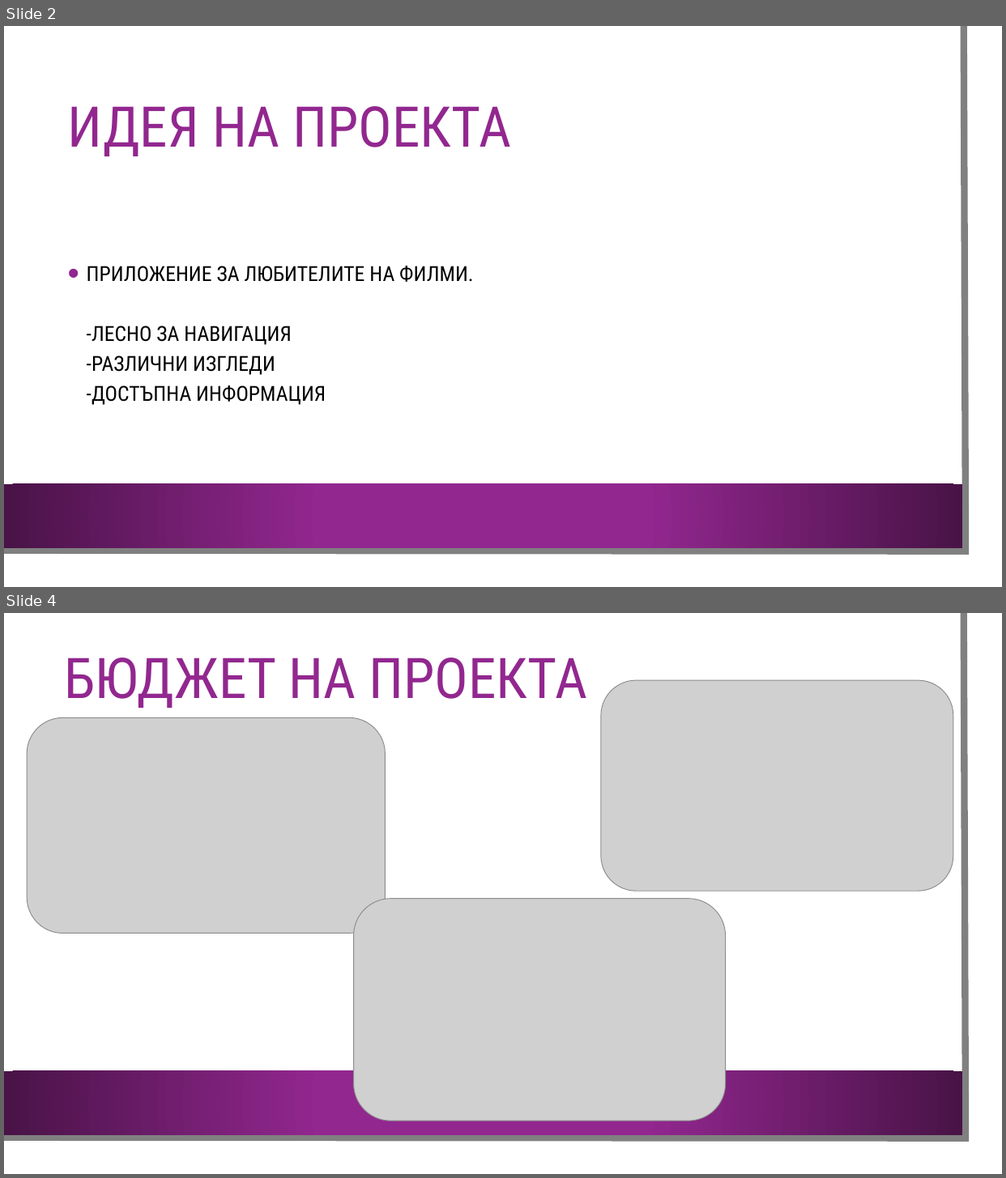
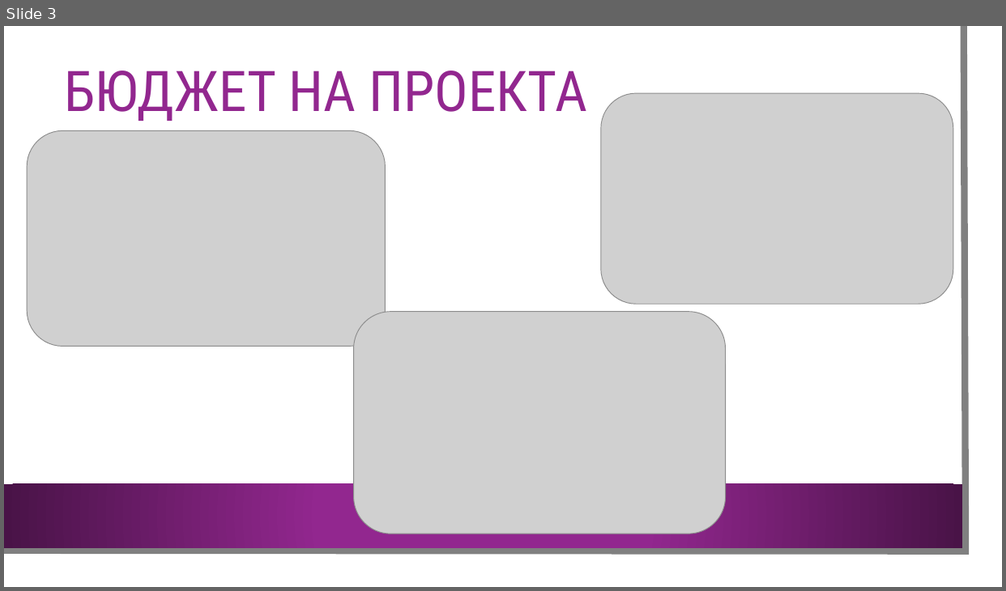
Before and after one commit to RadoslavKolev/DreamMovie, a slide deck: Документация/Презентация - Dream Movie.pptx. Shown one above the other, each under a label of ours: slides 2 and 4 before the commit, slide 3 after it; the slides between them are not shown. The pictures are 1006x1178 and 1006x591 pixels, drawn with LibreOffice and Linux fonts; fonts in the diff are those of the drawing; grey boxes stand for pictures; background and template pictures are left out. Boxes give left, top, right and bottom in pixels: in the first picture for what was removed or moved away, otherwise in the second. Text is boxed around its words. In the diff, an @@ line names an element or a change of style, - is before the commit and + after.

```diff
--- a/Документация/Презентация - Dream Movie.pptx
+++ b/Документация/Презентация - Dream Movie.pptx
@@ slide 2 removed at box(4, 26, 1002, 587), background picture (left out); not listed: 3 template elements that a slide beside it also shows @@
@@ title removed at box(68, 106, 511, 156) @@
-ИДЕЯ НА ПРОЕКТА
@@ text removed at box(87, 266, 473, 405) @@
-• ПРИЛОЖЕНИЕ ЗА ЛЮБИТЕЛИТЕ НА ФИЛМИ.
-  -ЛЕСНО ЗА НАВИГАЦИЯ
-  -РАЗЛИЧНИ ИЗГЛЕДИ
-  -ДОСТЪПНА ИНФОРМАЦИЯ
@@ what was slide 4 is now slide 3 @@
```
Also in this commit, not shown: 4 slides changed, 1 other slide removed, 2 other files.
